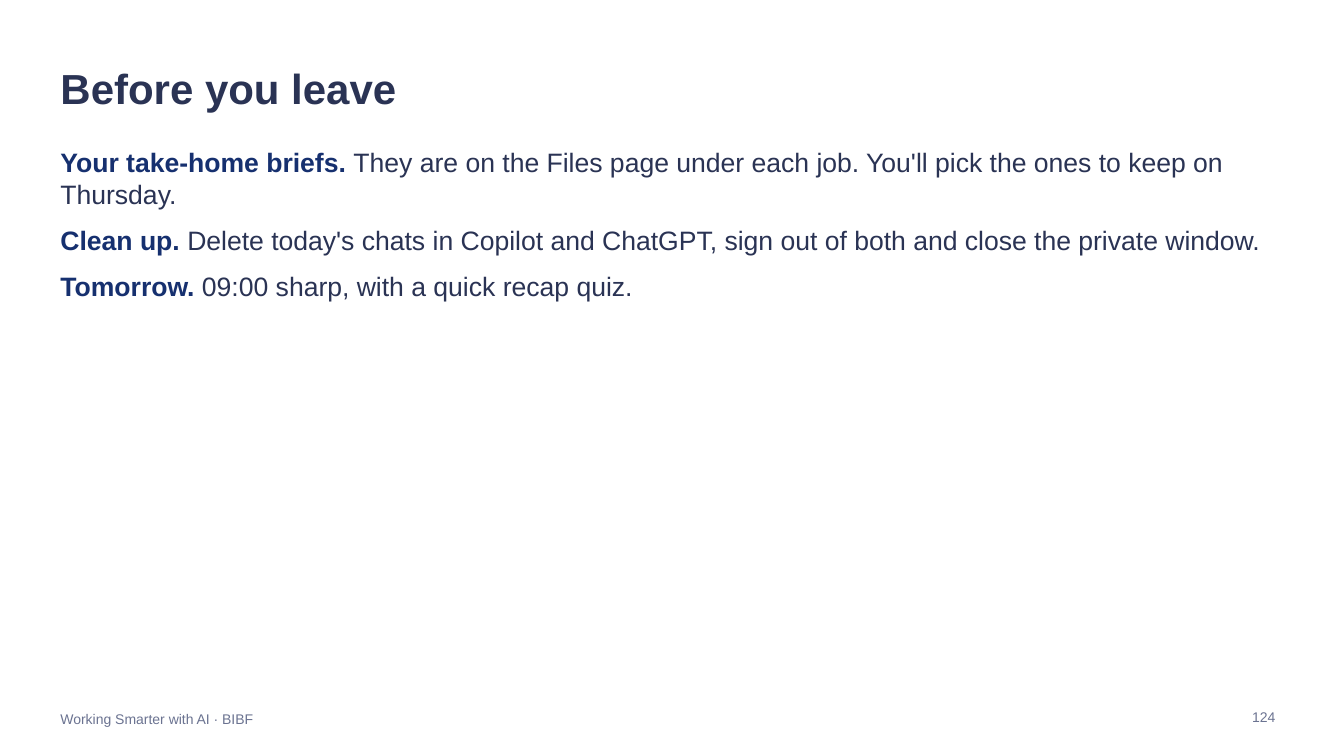
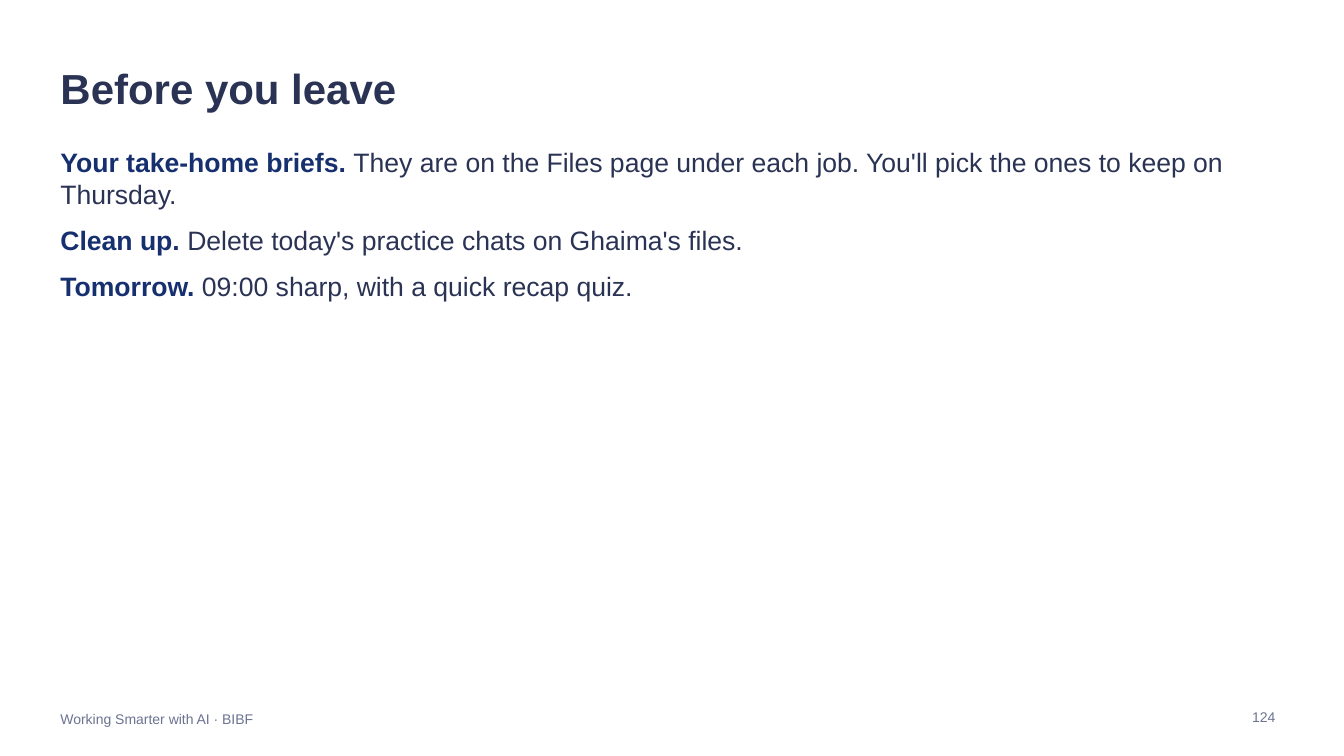
Before and after one commit to Iced377/bibf-arla, a slide deck: slide 124 of outputs/BIBF-Arla-Facilitator.pptx. Drawn at 1344x756 pixels with LibreOffice and Linux fonts; fonts in the diff are those of the drawing. Boxes give left, top, right and bottom in pixels: in the first picture for what was removed or moved away, otherwise in the second. Text is boxed around its words. In the diff, an @@ line names an element or a change of style, - is before the commit and + after.

```diff
--- a/outputs/BIBF-Arla-Facilitator.pptx
+++ b/outputs/BIBF-Arla-Facilitator.pptx
@@ text at (60, 230, 743, 256): text changed @@
-• Clean up. Delete today's chats in Copilot and ChatGPT, sign out of both and close the private window.
+• Clean up. Delete today's practice chats on Ghaima's files.
```
Also in this commit, not shown: 3 other slides changed, 6 other files.
